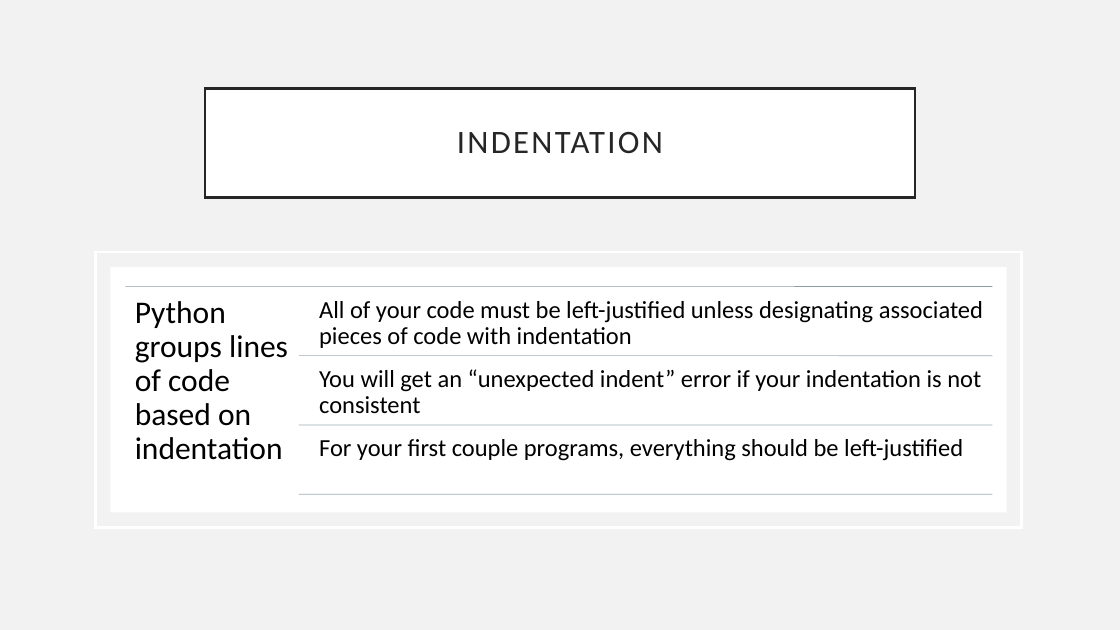
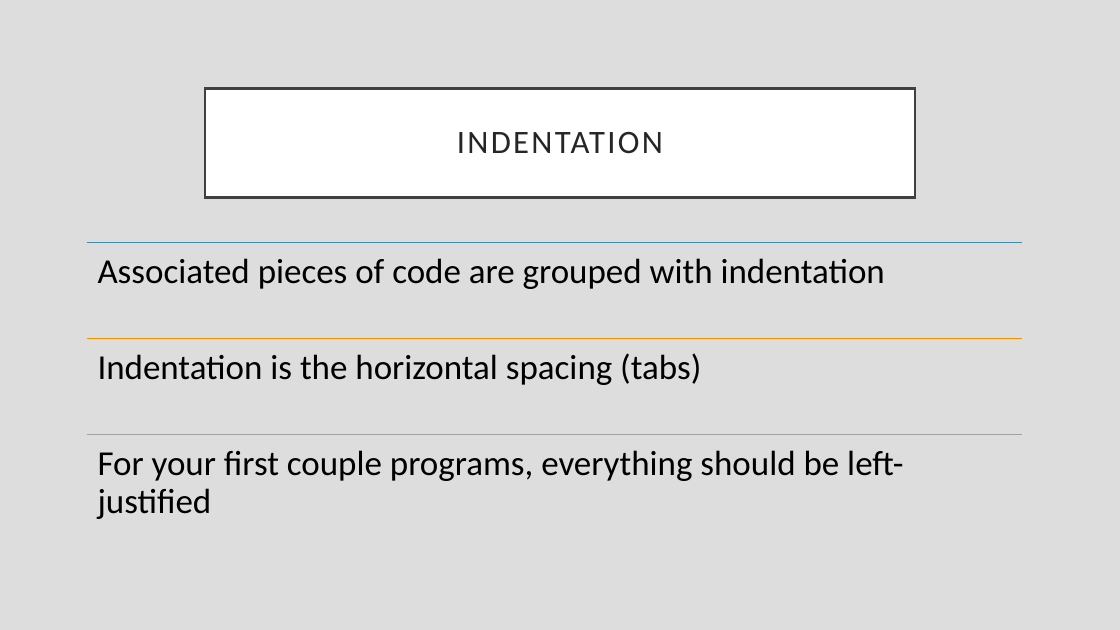
Before and after one commit to rsera/Junior-Knights, a slide deck: slide 10 of Python Day 1 IO.pptx (slide 7 before the commit). Drawn at 1120x630 pixels with LibreOffice and Linux fonts; fonts in the diff are those of the drawing. Boxes give left, top, right and bottom in pixels: in the first picture for what was removed or moved away, otherwise in the second. Text is boxed around its words. In the diff, an @@ line names an element or a change of style, - is before the commit and + after.

```diff
--- a/Python Day 1 IO.pptx
+++ b/Python Day 1 IO.pptx
@@ background #FFFFFF to #DDDDDD @@
@@ rectangle removed at bbox=[0, 0, 1120, 630] @@
@@ title "INDENTATION" at bbox=[205, 88, 915, 197]: outline #262626 2.5 pt to #404040 2.5 pt @@
@@ line moved from (125, 287) - (993, 287) to (87, 243) - (1023, 243) @@
@@ line (87, 243) - (1023, 243): stroke #8D9FA4 0.5 pt to #418AB3 0.5 pt @@
@@ rectangle removed at bbox=[95, 252, 1022, 528] @@
@@ text at bbox=[98, 258, 885, 289]: text changed; size 21 to 30 pt @@
-All of your code must be left-justified unless designating associated pieces of code with indentation
+Associated pieces of code are grouped with indentation
@@ rectangle removed at bbox=[110, 267, 1007, 513] @@
@@ text removed at bbox=[135, 301, 288, 460] @@
-Python groups lines of code based on indentation
@@ line moved from (299, 355) - (993, 355) to (87, 339) - (1023, 339) @@
@@ line (87, 339) - (1023, 339): stroke #9BAFB5 0.5 pt to #F69200 0.5 pt @@
@@ text added at bbox=[98, 353, 701, 385], 30 pt, text #000000 @@
+Indentation is the horizontal spacing (tabs)
@@ text removed at bbox=[319, 369, 981, 414] @@
-You will get an “unexpected indent” error if your indentation is not consistent
@@ text "For your first couple programs, ...": place and size @@
-text "For your first couple programs, ..." at bbox=[319, 439, 963, 461]
+text "For your first couple programs, ..." at bbox=[98, 450, 903, 519]
@@ text "For your first couple programs, ..." at bbox=[98, 450, 903, 519]: size 21 to 30 pt; more space between paragraphs @@
@@ line moved from (299, 425) - (993, 425) to (87, 434) - (1023, 434) @@
@@ line (87, 434) - (1023, 434): stroke #9BAFB5 0.5 pt to #838383 0.5 pt @@
@@ line removed from (299, 494) to (993, 494) @@
```
Also in this commit, not shown: 20 other slides changed, 10 slides added, 4 other files.
